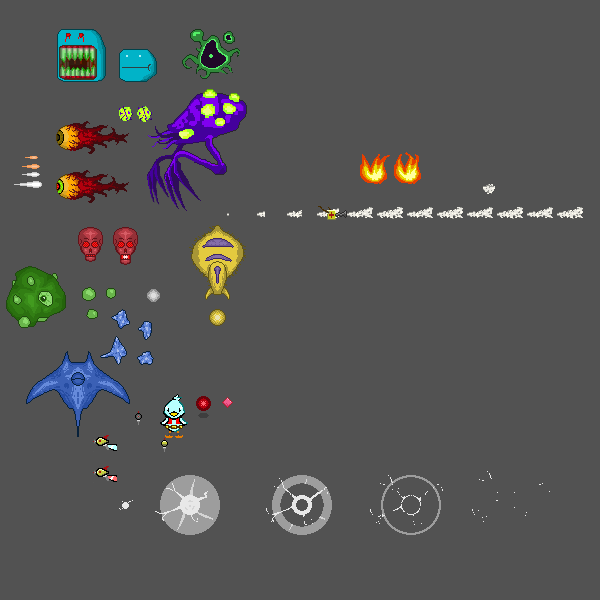
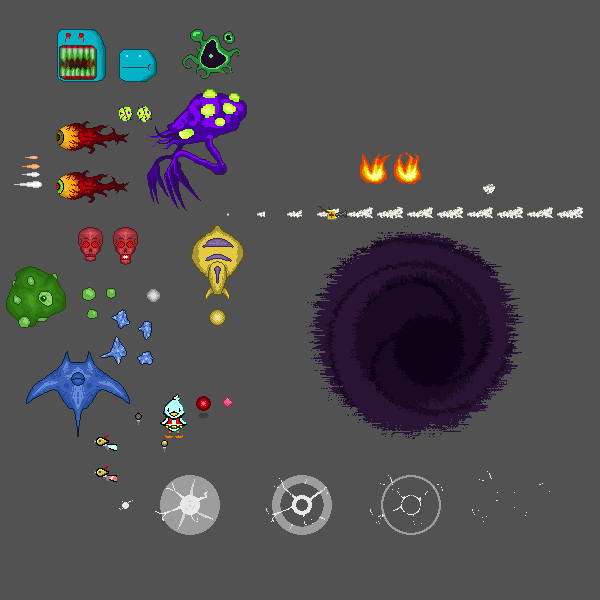
Layers edited between the first and the second 600px x 600px image:
added layer "portal" above "eagle" over 306, 226, 523, 439
